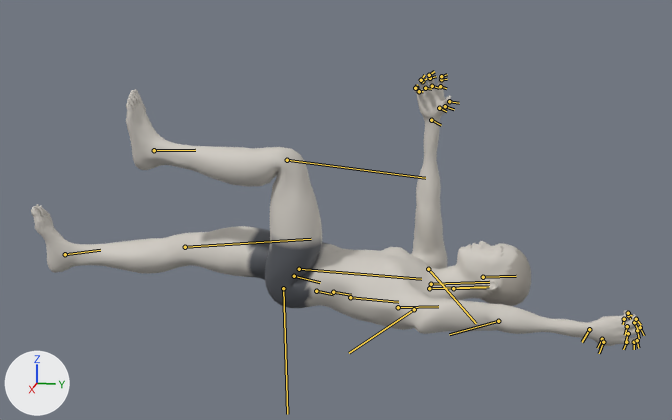
One commit to the glTF model exports/dead-bug.glb: the scene before it, then after it.
Camera for both pictures: a 50 mm camera at (3.0, 0.76, 1.16) aimed at (-0.01, 0.15, 0.4). Arrows for +X, +Y and +Z are at lower left; the lights stay in place. The older version comes first. Both versions are drawn at frame 144 of the action 'dead-bug'; the numbers are the values there. The bones that change, and the others that lie on the model, are drawn over the model as lines.
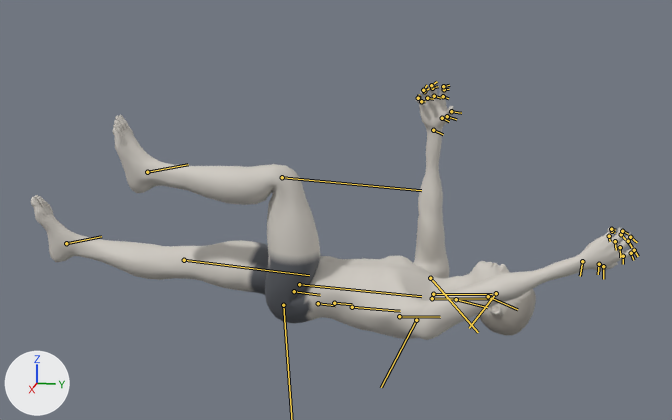
Pixel boxes [x1, y1, x2, y2] of what changed, in the pictures (672 x 420 px):
'Mesh_0', posed: before [31, 74, 642, 346]; after [31, 84, 636, 340]
bone 'pelvis', root to tip: before (294, 276) to (320, 282); after (294, 291) to (320, 295)
bone 'spine_02', root to tip: before (333, 292) to (351, 295); after (334, 303) to (352, 304)
bone 'spine_03', root to tip: before (350, 297) to (398, 302); after (352, 307) to (400, 311)
bone 'spine_04', root to tip: before (398, 307) to (438, 306); after (399, 316) to (440, 317)
bone 'upperarm_l', root to tip: before (414, 309) to (349, 353); after (416, 320) to (381, 387)
bone 'upperarm_r', root to tip: before (428, 269) to (476, 323); after (430, 278) to (478, 332)
bone 'neck_01', root to tip: before (453, 288) to (486, 287); after (456, 299) to (487, 307)
bone 'head', root to tip: before (483, 277) to (516, 276); after (488, 296) to (517, 309)
bone 'calf_l', root to tip: before (287, 160) to (425, 178); after (282, 177) to (421, 190)
bone 'foot_l', root to tip: before (154, 150) to (195, 150); after (147, 172) to (188, 164)
bone 'thigh_r', root to tip: before (299, 269) to (421, 279); after (299, 284) to (421, 296)
bone 'calf_r', root to tip: before (185, 247) to (311, 239); after (184, 260) to (309, 275)
bone 'foot_r', root to tip: before (65, 254) to (100, 250); after (66, 243) to (101, 236)

The change in detail:
Bone 'pelvis' (bone_pelvis) moves from (-0.012, -0.814, 0.0) to (-0.011, -0.871, 0.0).
Bone 'pelvis' (bone_pelvis) turns from (0, 0, 101) to (0, 0, 94) degrees about its own x, y and z.
Bone 'spine_02' (bone_spine_02) turns from (0, 0, -4) to (0, 0, -1) degrees about its own x, y and z.
Bone 'spine_03' (bone_spine_03) turns from (0, 0, -4) to (0, 0, -1) degrees about its own x, y and z.
Bone 'spine_04' (bone_spine_04) turns from (0, 0, -8) to (0, 0, -4) degrees about its own x, y and z.
Bone 'upperarm_l' (bone_upperarm_l) turns from (69, -91, 79) to (69, -91, 49) degrees about its own x, y and z.
Bone 'upperarm_r' (bone_upperarm_r) turns from (-69, 91, -15) to (-69, 91, -18) degrees about its own x, y and z.
Bone 'neck_01' (bone_neck_01) turns from (0, 0, 0) to (0, 0, 14) degrees about its own x, y and z.
Bone 'head' (bone_head) turns from (0, 0, 0) to (0, 0, 11) degrees about its own x, y and z.
Bone 'thigh_l' (bone_thigh_l) turns from (-5, 0, 77) to (-5, 0, 82) degrees about its own x, y and z.
Bone 'calf_l' (bone_calf_l) turns from (-9, 5, -85) to (-7, 5, -84) degrees about its own x, y and z.
Bone 'foot_l' (bone_foot_l) turns from (9, -1, -6) to (7, 0, -14) degrees about its own x, y and z.
Bone 'thigh_r' (bone_thigh_r) turns from (2, 0, -9) to (5, 0, 0) degrees about its own x, y and z.
Bone 'calf_r' (bone_calf_r) turns from (10, 0, -6) to (2, 0, 2) degrees about its own x, y and z.
Bone 'foot_r' (bone_foot_r) turns from (-12, 1, -7) to (-7, 0, -20) degrees about its own x, y and z.
